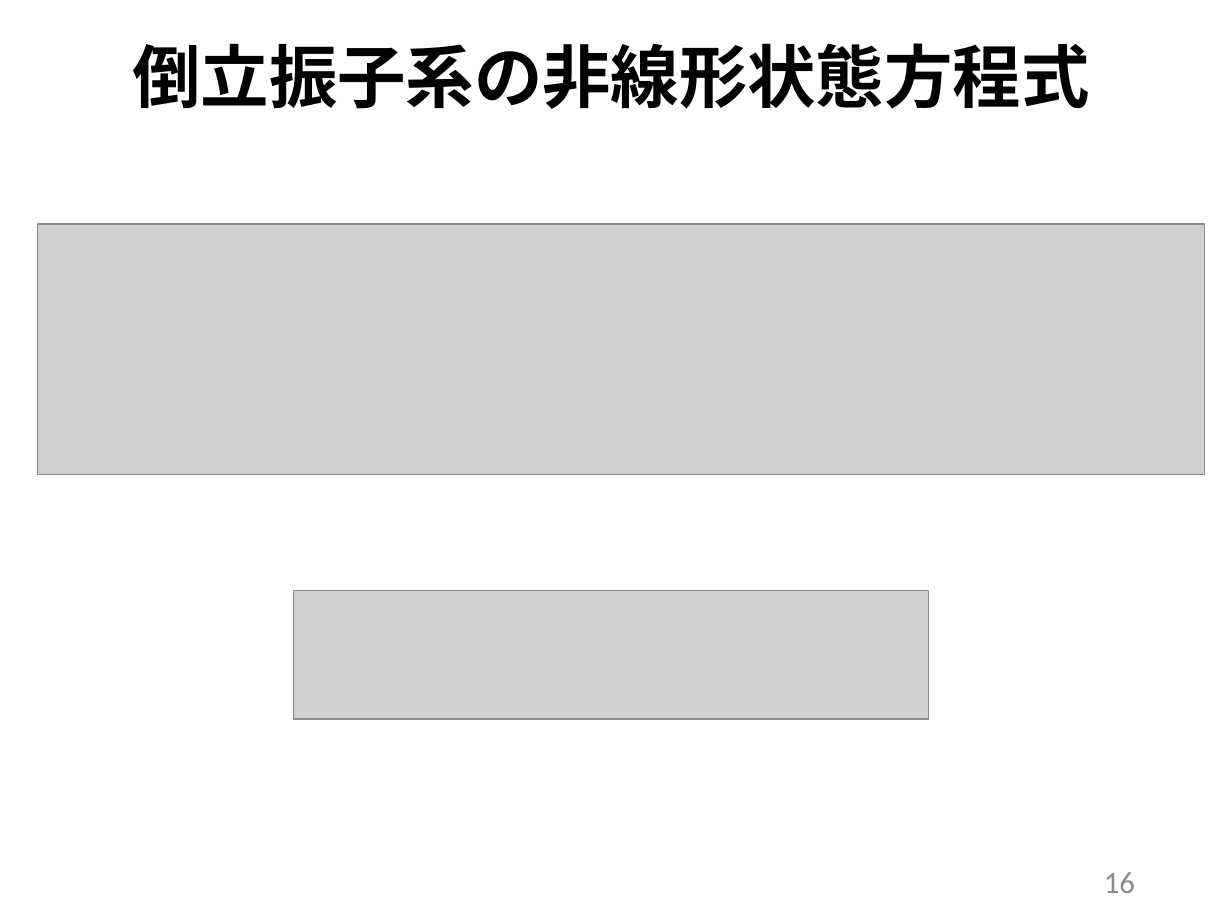
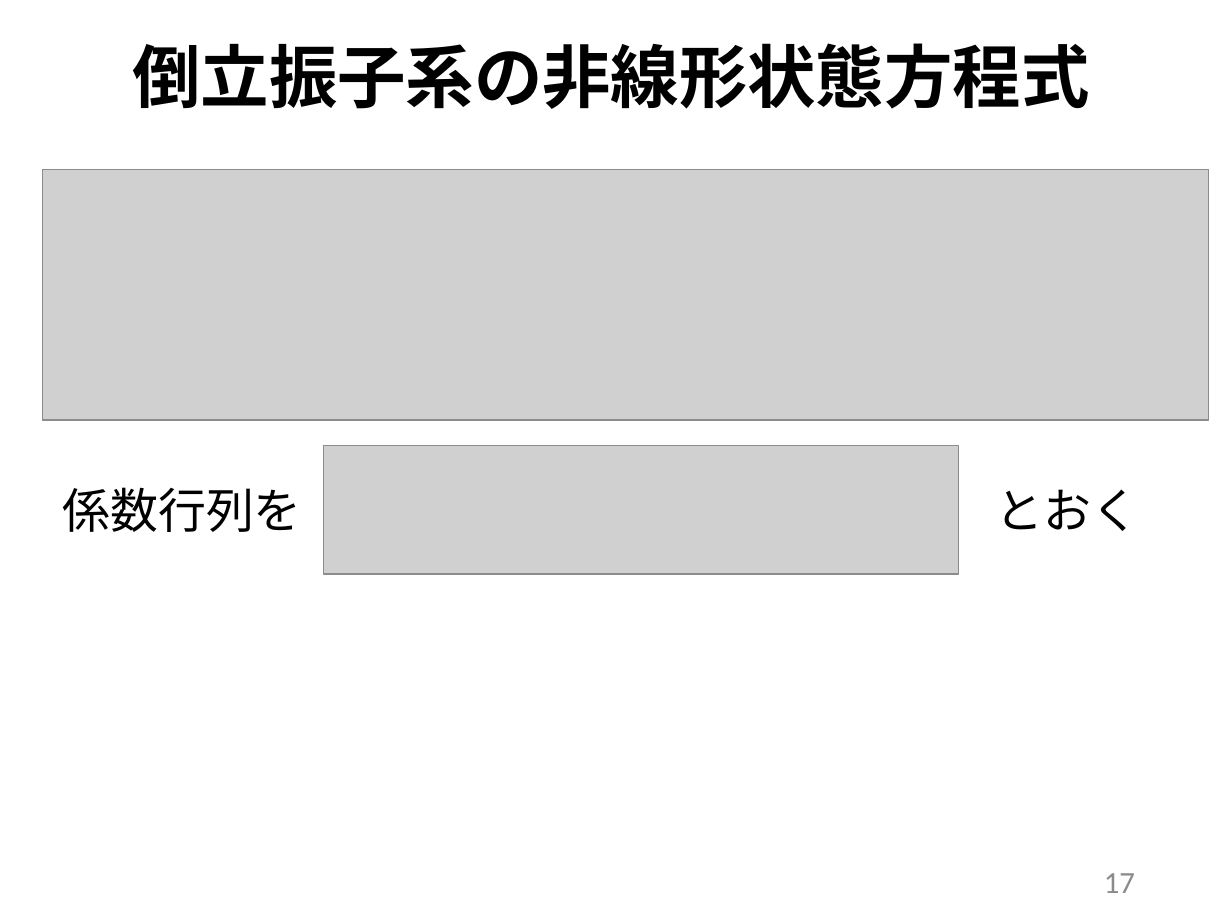
Before and after one commit to arabian9ts/Pendulum, a slide deck: slide 17 of presentation/pendulum_theory.pptx (slide 16 before the commit). Drawn at 1232x924 pixels with LibreOffice and Linux fonts; fonts in the diff are those of the drawing; grey boxes stand for pictures. Boxes give left, top, right and bottom in pixels: in the first picture for what was removed or moved away, otherwise in the second. Text is boxed around its words. In the diff, an @@ line names an element or a change of style, - is before the commit and + after.

```diff
--- a/presentation/pendulum_theory.pptx
+++ b/presentation/pendulum_theory.pptx
@@ picture: place and size @@
-picture at box(38, 224, 1205, 476)
+picture at box(42, 169, 1209, 420)
@@ picture: place and size @@
-picture at box(293, 591, 929, 719)
+picture at box(324, 446, 960, 574)
@@ text added at box(63, 487, 302, 532), 28 pt, text #000000 @@
+係数行列を
@@ text added at box(995, 489, 1139, 531), 28 pt, text #000000 @@
+とおく
@@ page number at box(1104, 873, 1135, 893): text changed @@
-16
+17
```
Also in this commit, not shown: 16 other slides changed, 2 slides added, 1 slide removed.
